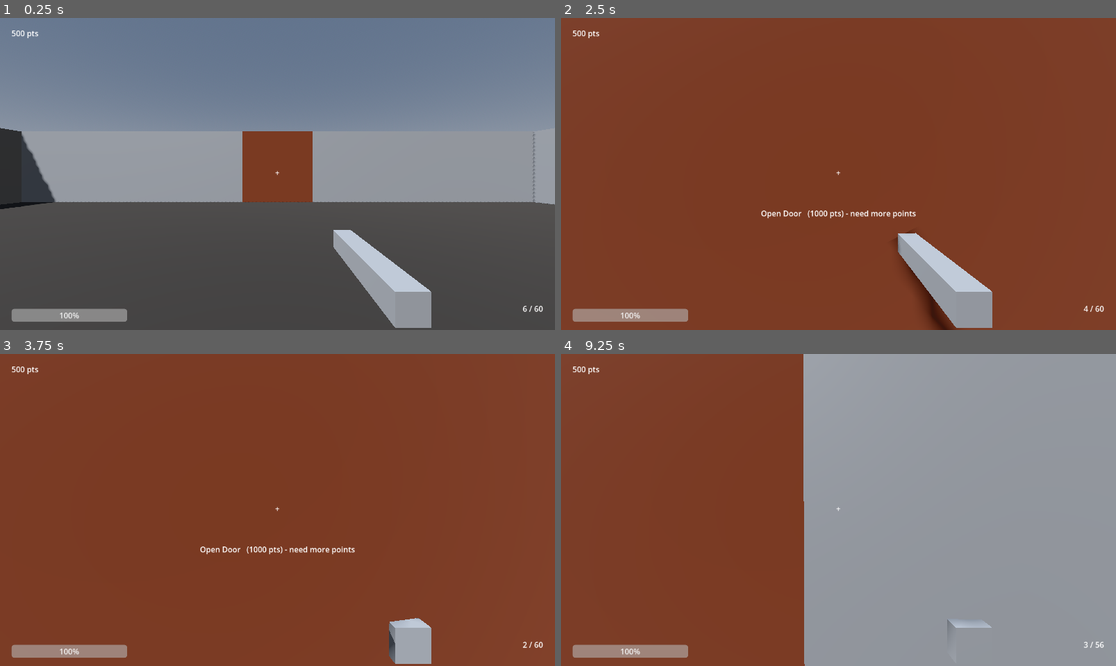
Above: before the commit, frames 1-4 (two rows, left to right).
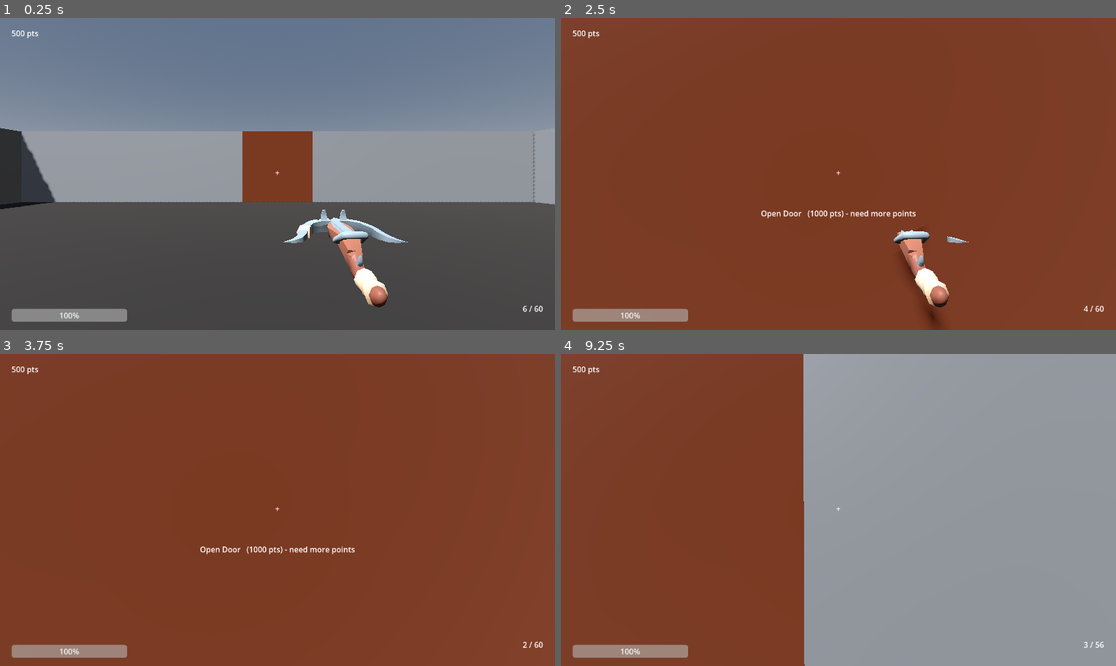
Above: after the commit, the same moments.

Repository: ariesyous/projectbluebean
Game: Godot game, scene res://scenes/world/Arena.tscn
The game is run twice, just before and just after one commit, with the same random seed, the same clock (stepped at 60 frames per second) and the same inputs.
Inputs (mouse positions are in pixels of both pictures, inside the frame that each line leads up to):
- Up to frame 1 (0.25 s): no input
- Up to frame 2 (2.5 s): tap Enter at 0.5 s; move the mouse to (866, 174) at 0.52 s; press the mouse at (866, 174) at 0.53 s; hold W (move_forward) from 0.53 s (still down); tap Space (jump) at 0.77, 1.52 s; move the mouse to (810, 174) at 1.27 s; release the mouse at (810, 174) at 1.28 s; tap F (interact) at 1.35 s; move the mouse to (849, 167) at 2.02 s; press the mouse at (849, 167) at 2.03 s
- Up to frame 3 (3.75 s): keep holding W (move_forward); move the mouse to (271, 516) at 2.77 s; release the mouse at (271, 516) at 2.78 s; tap F (interact) at 2.85 s; click (271, 516) at 2.92 s; tap Space (jump) at 3.02, 3.5 s; move the mouse to (316, 513) at 3.52 s; press the mouse at (316, 513) at 3.53 s
- Up to frame 4 (9.25 s): tap Space (jump) at 3.77, 4.52, 5.75, 6.02, 6.77, 7.25, 7.52, 9.02 s; tap R (reload) at 4.15 s; move the mouse to (794, 506) at 4.27 s; release the mouse at (794, 506) at 4.28 s; tap F (interact) every 1.5 s from 4.35 to 8.85 s; tap Enter at 5, 6.5 s; move the mouse to (844, 510) at 5.02 s; press the mouse at (844, 510) at 5.03 s; move the mouse to (816, 503) at 5.77 s; release W (move_forward) at 5.78 s; release the mouse at (816, 503) at 5.78 s; hold D (move_right) 5.78-6.53 s; move the mouse to (866, 510) at 6.52 s; press the mouse at (866, 510) at 6.53 s; hold W (move_forward) 6.53-8.78 s; move the mouse to (810, 510) at 7.27 s; release the mouse at (810, 510) at 7.28 s; click (810, 510) at 7.42 s; move the mouse to (849, 503) at 8.02 s; press the mouse at (849, 503) at 8.03 s; move the mouse to (832, 516) at 8.77 s; release the mouse at (832, 516) at 8.78 s; hold A (move_left) from 8.78 s (still down)

The runs differ from the first frame. In frame 1, 3.5% of the frame differs, in the area x 51-78%, y 61-100%; in frame 2, 3.0%; in frame 3, 1.0%; in frame 4, 0.1%.

Commit message:
Use KayKit weapon view models

Diff:
--- a/projectbluebean/scenes/weapons/Crossbow.tscn
+++ b/projectbluebean/scenes/weapons/Crossbow.tscn
@@ -1,13 +1,10 @@
 [gd_scene format=3 uid="uid://5ebxfq20jf21"]
 
 [ext_resource type="Script" path="res://scripts/weapons/crossbow.gd" id="1_1dkdo"]
-
-[sub_resource type="BoxMesh" id="BoxMesh_hx8ts"]
-size = Vector3(0.08, 0.08, 0.5)
+[ext_resource type="PackedScene" uid="uid://h1lkmmjpcon1" path="res://assets/weapons/kaykit/crossbow_2handed.gltf" id="2_bqn4x"]
 
 [node name="Crossbow" type="Node3D" unique_id=2117233098]
 script = ExtResource("1_1dkdo")
 
-[node name="Mesh" type="MeshInstance3D" parent="." unique_id=1311074619]
-transform = Transform3D(1, 0, 0, 0, 1, 0, 0, 0, 1, 0, 0, -0.1)
-mesh = SubResource("BoxMesh_hx8ts")
+[node name="Model" parent="." instance=ExtResource("2_bqn4x")]
+transform = Transform3D(-0.45, 0, 0, 0, 0.45, 0, 0, 0, -0.45, 0, -0.03, -0.1)
--- a/projectbluebean/scenes/weapons/Staff.tscn
+++ b/projectbluebean/scenes/weapons/Staff.tscn
@@ -1,21 +1,10 @@
 [gd_scene format=3 uid="uid://ev5dt6xwfnnx"]
 
 [ext_resource type="Script" uid="uid://baw2j2ys4v4ia" path="res://scripts/weapons/staff.gd" id="1_1b42q"]
-
-[sub_resource type="StandardMaterial3D" id="StandardMaterial3D_em2qe"]
-albedo_color = Color(0.4, 0.2, 0.1, 1)
-emission_enabled = true
-emission = Color(1, 0.45, 0.1, 1)
-
-[sub_resource type="CylinderMesh" id="CylinderMesh_hmywe"]
-top_radius = 0.04
-bottom_radius = 0.05
-height = 0.7
+[ext_resource type="PackedScene" uid="uid://f2a36ncgwyvq" path="res://assets/weapons/kaykit/staff.gltf" id="2_7mfsb"]
 
 [node name="Staff" type="Node3D" unique_id=45464361]
 script = ExtResource("1_1b42q")
 
-[node name="Mesh" type="MeshInstance3D" parent="." unique_id=870764234]
-transform = Transform3D(1, 0, 0, 0, -4.371139e-08, -1, 0, 1, -4.371139e-08, 0, 0, -0.2)
-material_override = SubResource("StandardMaterial3D_em2qe")
-mesh = SubResource("CylinderMesh_hmywe")
+[node name="Model" parent="." instance=ExtResource("2_7mfsb")]
+transform = Transform3D(0.4, 0, 0, 0, 0, -0.4, 0, 0.4, 0, 0, -0.02, -0.2)
Not shown, added: projectbluebean/assets/weapons/kaykit/crossbow_2handed.gltf.import
Not shown, added: projectbluebean/assets/weapons/kaykit/mage_texture.png.import
Not shown, added: projectbluebean/assets/weapons/kaykit/rogue_texture.png.import
Not shown, added: projectbluebean/assets/weapons/kaykit/staff.gltf.import
